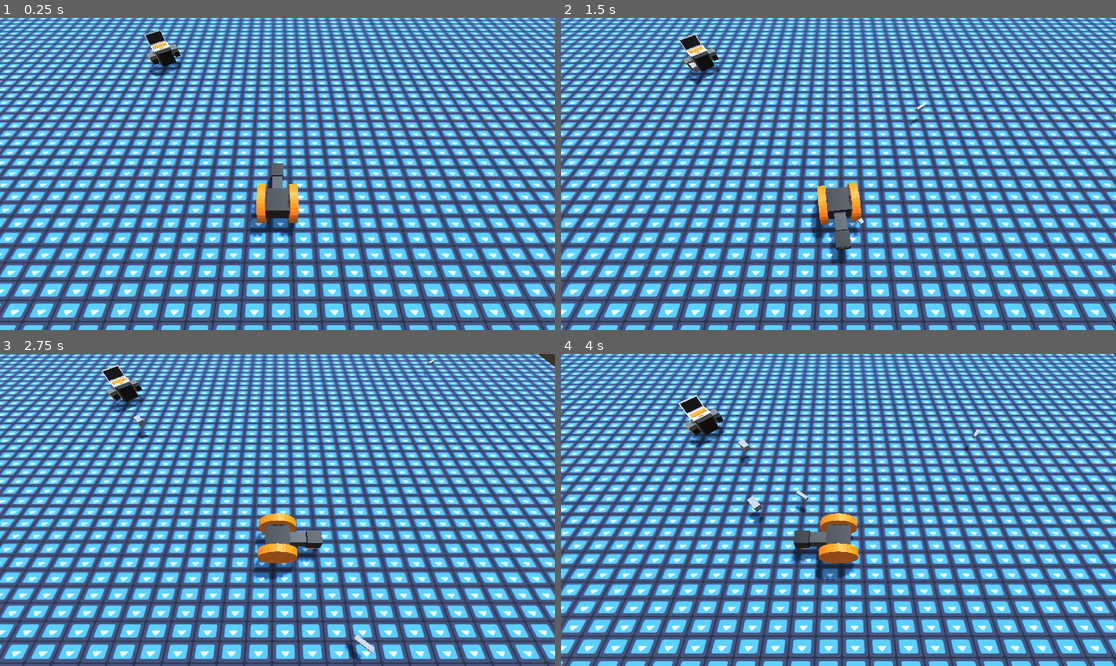
Above: before the commit, frames 1-4 (two rows, left to right).
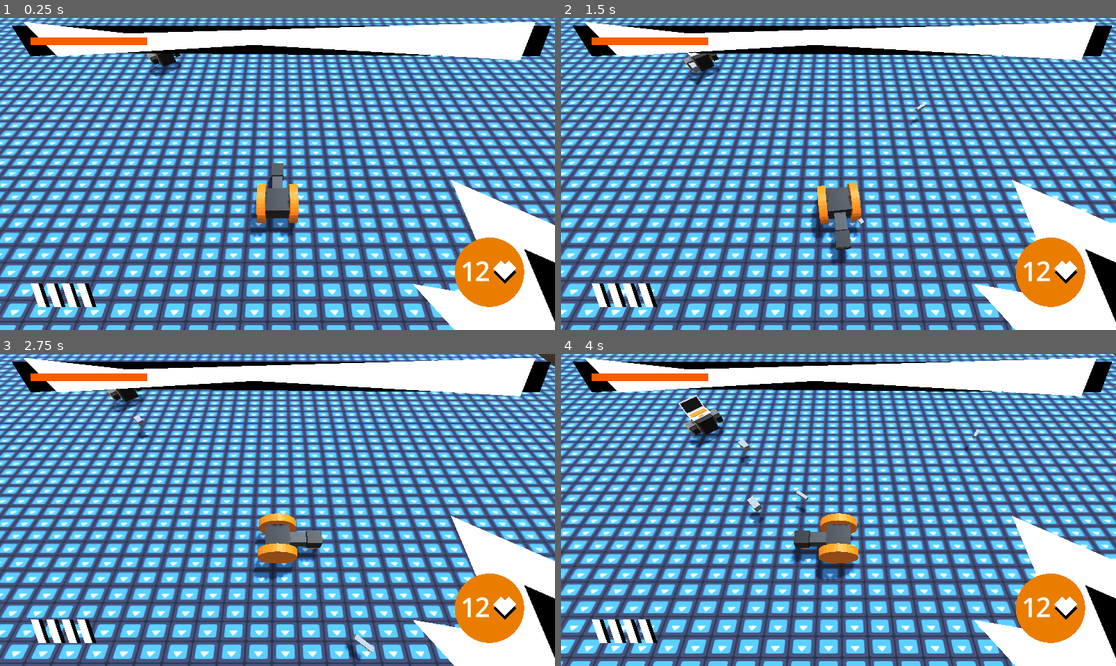
Above: after the commit, the same moments.

Repository: Username4D/Frameclash
Game: Godot game, scene res://scenes/arena_scene.tscn
Same seed, same stepped clock (60 frames per second), same inputs: the game is played once before the commit and once after it. The engine's default icon, where the game draws it, is replaced by a stand-in: a white triangle on a blue panel in a dark square.
Inputs:
- Up to frame 1 (0.25 s): no input
- Up to frame 2 (1.5 s): hold Right (ui_right) 0.53-1.28 s; tap Space (shoot) at 0.6, 1.35 s; hold Down (ui_down) from 1.28 s (still down)
- Up to frame 3 (2.75 s): release Down (ui_down) at 2.03 s; hold Right (ui_right) from 2.03 s (still down); tap Space (shoot) at 2.1 s
- Up to frame 4 (4 s): release Right (ui_right) at 2.78 s; hold Up (ui_up) 2.78-3.53 s; tap Space (shoot) at 2.85, 3.6 s; hold Left (ui_left) from 3.53 s (still down)

The runs differ from the first frame. In frame 1, 17% of the frame differs, in the area x 2-100%, y 1-100%; in frame 2, 17%; in frame 3, 17%; in frame 4, 17%.

Commit message:
added hud scene

Diff:
--- a/project.godot
+++ b/project.godot
@@ -24,6 +24,11 @@
 enemy=""
 player=""
 
+[gui]
+
+theme/default_font_multichannel_signed_distance_field=true
+theme/default_font_generate_mipmaps=true
+
 [input]
 
 shoot={
--- a/scenes/arena_scene.tscn
+++ b/scenes/arena_scene.tscn
@@ -1,9 +1,10 @@
-[gd_scene load_steps=12 format=3 uid="uid://crnc3h3kury05"]
+[gd_scene load_steps=13 format=3 uid="uid://crnc3h3kury05"]
 
 [ext_resource type="PackedScene" uid="uid://dwnj7o6j5hhaf" path="res://scenes/player.tscn" id="1_f05c1"]
 [ext_resource type="Texture2D" uid="uid://byoim7vom3x8w" path="res://icon.svg" id="2_v87wf"]
 [ext_resource type="PackedScene" uid="uid://bm0lcqjq0augx" path="res://scenes/enemy.tscn" id="3_v87wf"]
 [ext_resource type="PackedScene" uid="uid://cxurx5g14168l" path="res://scenes/roller.tscn" id="4_8k0nb"]
+[ext_resource type="PackedScene" uid="uid://23mstw1aagns" path="res://scenes/hud.tscn" id="5_bt4xr"]
 
 [sub_resource type="ProceduralSkyMaterial" id="ProceduralSkyMaterial_8k0nb"]
 sky_horizon_color = Color(0.66224277, 0.6717428, 0.6867428, 1)
@@ -44,6 +45,8 @@
 [node name="player" parent="." instance=ExtResource("1_f05c1")]
 
 [node name="StaticBody3D" type="StaticBody3D" parent="."]
+collision_layer = 3
+collision_mask = 3
 
 [node name="MeshInstance3D" type="MeshInstance3D" parent="StaticBody3D"]
 transform = Transform3D(1, 0, 0, 0, 1, 0, 0, 0, 1, 0, -1, 0)
@@ -70,3 +73,5 @@
 
 [node name="roller" parent="enemies" instance=ExtResource("4_8k0nb")]
 transform = Transform3D(1, 0, 0, 0, 1, 0, 0, 0, 1, -5, 0, -7)
+
+[node name="hud" parent="." instance=ExtResource("5_bt4xr")]
--- a/scenes/bullet.tscn
+++ b/scenes/bullet.tscn
@@ -1,6 +1,6 @@
 [gd_scene load_steps=4 format=3 uid="uid://s25bbc20wy75"]
 
-[ext_resource type="Script" uid="uid://bcvr2vpo7yefc" path="res://scenes/bullet.gd" id="1_mkf8s"]
+[ext_resource type="Script" uid="uid://bcvr2vpo7yefc" path="res://scripts/bullet.gd" id="1_mkf8s"]
 
 [sub_resource type="BoxShape3D" id="BoxShape3D_h1aey"]
 size = Vector3(0.1, 0.1, 0.4)
--- /dev/null
+++ b/scenes/hud.tscn
@@ -0,0 +1,105 @@
+[gd_scene load_steps=5 format=3 uid="uid://23mstw1aagns"]
+
+[sub_resource type="StyleBoxEmpty" id="StyleBoxEmpty_toqtt"]
+
+[sub_resource type="StyleBoxFlat" id="StyleBoxFlat_ahhtf"]
+bg_color = Color(0.98, 0.35933334, 0, 1)
+
+[sub_resource type="SphereMesh" id="SphereMesh_toqtt"]
+
+[sub_resource type="LabelSettings" id="LabelSettings_ahhtf"]
+font_size = 52
+
+[node name="hud" type="Node2D"]
+
+[node name="wave_bar" type="Node2D" parent="."]
+position = Vector2(0, -24)
+
+[node name="Polygon2D6" type="Polygon2D" parent="wave_bar"]
+color = Color(0, 0, 0, 1)
+polygon = PackedVector2Array(24, 40, 64, 104, 184, 96, 1064, 104, 1120, 104, 1144, 40)
+
+[node name="Polygon2D5" type="Polygon2D" parent="wave_bar"]
+polygon = PackedVector2Array(48, 32, 120, 104, 528, 80, 1080, 112, 1112, 32, 264, 56)
+
+[node name="ProgressBar" type="ProgressBar" parent="wave_bar"]
+offset_left = 64.0
+offset_top = 64.0
+offset_right = 1088.0
+offset_bottom = 80.0
+theme_override_styles/background = SubResource("StyleBoxEmpty_toqtt")
+theme_override_styles/fill = SubResource("StyleBoxFlat_ahhtf")
+value = 23.54
+show_percentage = false
+
+[node name="live_display" type="Node2D" parent="."]
+
+[node name="Polygon2D" type="Polygon2D" parent="live_display"]
+position = Vector2(56, 56)
+polygon = PackedVector2Array(960, 672, 800, 496, 984, 528, 880, 280, 1264, 448, 1192, 688)
+
+[node name="Polygon2D2" type="Polygon2D" parent="live_display"]
+position = Vector2(208, 200)
+color = Color(0, 0, 0, 1)
+polygon = PackedVector2Array(960, 672, 800, 496, 984, 528, 880, 280, 1264, 448, 1192, 688)
+
+[node name="MeshInstance2D" type="MeshInstance2D" parent="live_display"]
+self_modulate = Color(0.9153351, 0.48966444, 1.1551381e-06, 1)
+position = Vector2(1016, 528)
+scale = Vector2(144.16336, 143.99997)
+mesh = SubResource("SphereMesh_toqtt")
+
+[node name="Label" type="Label" parent="live_display"]
+offset_left = 936.0
+offset_top = 456.0
+offset_right = 1016.0
+offset_bottom = 600.0
+text = "12"
+label_settings = SubResource("LabelSettings_ahhtf")
+horizontal_alignment = 2
+vertical_alignment = 1
+
+[node name="Polygon2D4" type="Polygon2D" parent="live_display"]
+position = Vector2(24, 56)
+color = Color(0, 0, 0, 1)
+polygon = PackedVector2Array(1024, 496, 1016, 488, 1016, 488, 1000, 472, 1016, 456, 1024, 464, 1032, 456, 1048, 472)
+
+[node name="Polygon2D3" type="Polygon2D" parent="live_display"]
+position = Vector2(24, 48)
+polygon = PackedVector2Array(1024, 496, 1015.5242, 487.52423, 1000, 472, 1016, 456, 1024, 464, 1032, 456, 1048, 472)
+
+[node name="Polygon2D5" type="Polygon2D" parent="."]
+position = Vector2(48, -32)
+color = Color(0, 0, 0, 1)
+polygon = PackedVector2Array(24, 584, 40, 632, 56, 632, 40, 584)
+
+[node name="Polygon2D6" type="Polygon2D" parent="."]
+position = Vector2(80, -32)
+color = Color(0, 0, 0, 1)
+polygon = PackedVector2Array(24, 584, 40, 632, 56, 632, 40, 584)
+
+[node name="Polygon2D7" type="Polygon2D" parent="."]
+position = Vector2(112, -32)
+color = Color(0, 0, 0, 1)
+polygon = PackedVector2Array(24, 584, 40, 632, 56, 632, 40, 584)
+
+[node name="Polygon2D8" type="Polygon2D" parent="."]
+position = Vector2(144, -32)
+color = Color(0, 0, 0, 1)
+polygon = PackedVector2Array(24, 584, 40, 632, 56, 632, 40, 584)
+
+[node name="Polygon2D" type="Polygon2D" parent="."]
+position = Vector2(40, -32)
+polygon = PackedVector2Array(24, 584, 40, 632, 56, 632, 40, 584)
+
+[node name="Polygon2D2" type="Polygon2D" parent="."]
+position = Vector2(72, -32)
+polygon = PackedVector2Array(24, 584, 40, 632, 56, 632, 40, 584)
+
+[node name="Polygon2D3" type="Polygon2D" parent="."]
+position = Vector2(104, -32)
+polygon = PackedVector2Array(24, 584, 40, 632, 56, 632, 40, 584)
+
+[node name="Polygon2D4" type="Polygon2D" parent="."]
+position = Vector2(136, -32)
+polygon = PackedVector2Array(24, 584, 40, 632, 56, 632, 40, 584)
--- a/scenes/roller_bullet.tscn
+++ b/scenes/roller_bullet.tscn
@@ -1,6 +1,6 @@
 [gd_scene load_steps=4 format=3 uid="uid://6kpfwqn8egvp"]
 
-[ext_resource type="Script" uid="uid://bcvr2vpo7yefc" path="res://scenes/bullet.gd" id="1_myi65"]
+[ext_resource type="Script" uid="uid://bcvr2vpo7yefc" path="res://scripts/bullet.gd" id="1_myi65"]
 
 [sub_resource type="BoxShape3D" id="BoxShape3D_myi65"]
 size = Vector3(0.2, 0.2, 0.4)
--- a/scripts/enemy.gd
+++ b/scripts/enemy.gd
@@ -24,6 +24,10 @@
 		$"../death_particles".emitting = true
 		self.get_parent().velocity = Vector3(4, 5, 0).rotated(Vector3(0,1,0), randf_range(-PI, PI))
 		self.get_parent().move_and_slide()
+		$"..".set_collision_layer_value(2, true)
+		$"..".set_collision_layer_value(1, false)
+		$"..".set_collision_mask_value(2, true)
+		$"..".set_collision_mask_value(1, false)
 	if health == -1:
 		self.get_parent().velocity.y -= 0.2
 		self.get_parent().move_and_slide()
Renamed: scenes/bullet.gd -> scripts/bullet.gd
Renamed: scenes/bullet.gd.uid -> scripts/bullet.gd.uid
